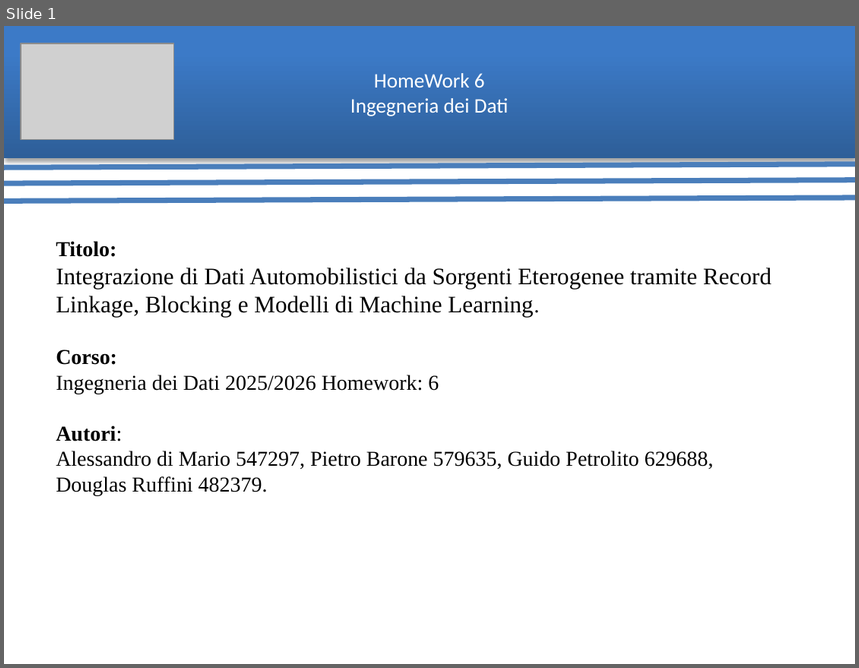
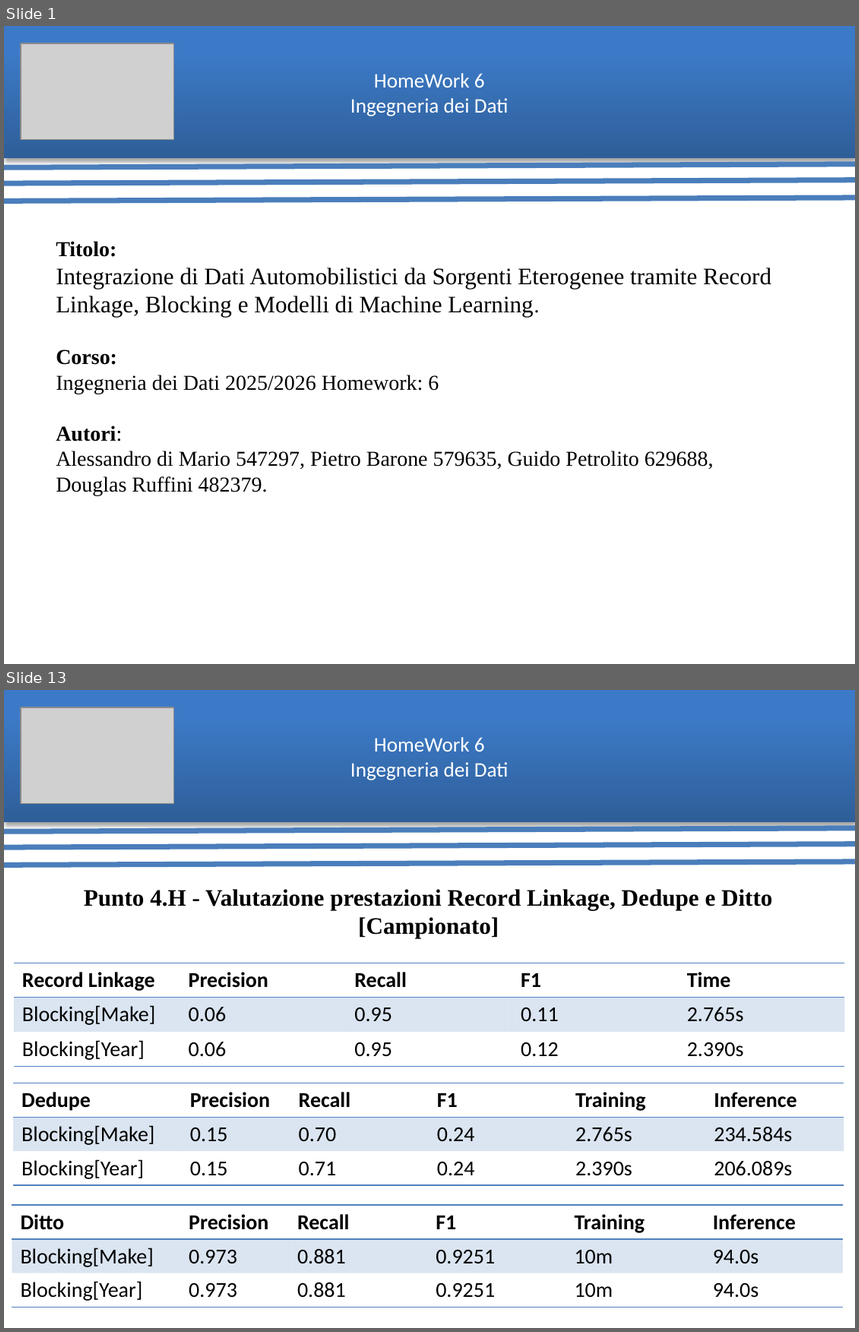
Before and after one commit to ArthexTheKing/Ingegneria-dei-Dati, a slide deck: Homework 6/pdf/Presentazione HomeWork 6.pptx. Shown one above the other, each under a label of ours: slide 1 before the commit, slides 1 and 13 after it; the slides between them are not shown. The pictures are 859x668 and 859x1332 pixels, drawn with LibreOffice and Linux fonts; fonts in the diff are those of the drawing; grey boxes stand for pictures. Boxes give left, top, right and bottom in pixels: in the first picture for what was removed or moved away, otherwise in the second. Text is boxed around its words. In the diff, an @@ line names an element or a change of style, - is before the commit and + after.

```diff
--- a/Homework 6/pdf/Presentazione HomeWork 6.pptx
+++ b/Homework 6/pdf/Presentazione HomeWork 6.pptx
@@ slide 13 added at <box>4,690,855,1328</box>, background #FFFFFF @@
@@ rectangle added at <box>4,690,855,822</box>, fill gradient #2F5F99 to #3D7CC7 to #3A7CCB, 17.6 pt, text #FFFFFF @@
+HomeWork 6
+Ingegneria dei Dati
@@ picture added at <box>21,708,174,804</box> @@
@@ line added from (4, 831) to (855, 828), #4B7EBC 4.5 pt @@
@@ line added from (4, 847) to (855, 844), #4B7EBC 4.5 pt @@
@@ line added from (4, 866) to (855, 862), #4B7EBC 4.5 pt @@
@@ text added at <box>84,889,772,939</box>, 20 pt, text #000000, bold @@
+Punto 4.H - Valutazione prestazioni Record Linkage, Dedupe e Ditto [Campionato]
@@ table added at <box>13,964,843,1065</box>, 3 rows, 5 columns @@
+Record Linkage | Precision | Recall | F1 | Time
+Blocking[Make] | 0.06 | 0.95 | 0.11 | 2.765s
+Blocking[Year] | 0.06 | 0.95 | 0.12 | 2.390s
@@ table added at <box>13,1083,846,1186</box>, 3 rows, 6 columns @@
+Dedupe | Precision | Recall | F1 | Training | Inference
+Blocking[Make] | 0.15 | 0.70 | 0.24 | 2.765s | 234.584s
+Blocking[Year] | 0.15 | 0.71 | 0.24 | 2.390s | 206.089s
@@ table added at <box>12,1205,844,1307</box>, 3 rows, 6 columns @@
+Ditto | Precision | Recall | F1 | Training | Inference
+Blocking[Make] | 0.973 | 0.881 | 0.9251 | 10m | 94.0s
+Blocking[Year] | 0.973 | 0.881 | 0.9251 | 10m | 94.0s
```
Also in this commit, not shown: 10 slides changed, 3 other slides added, 3 slides removed, 1 other file.
